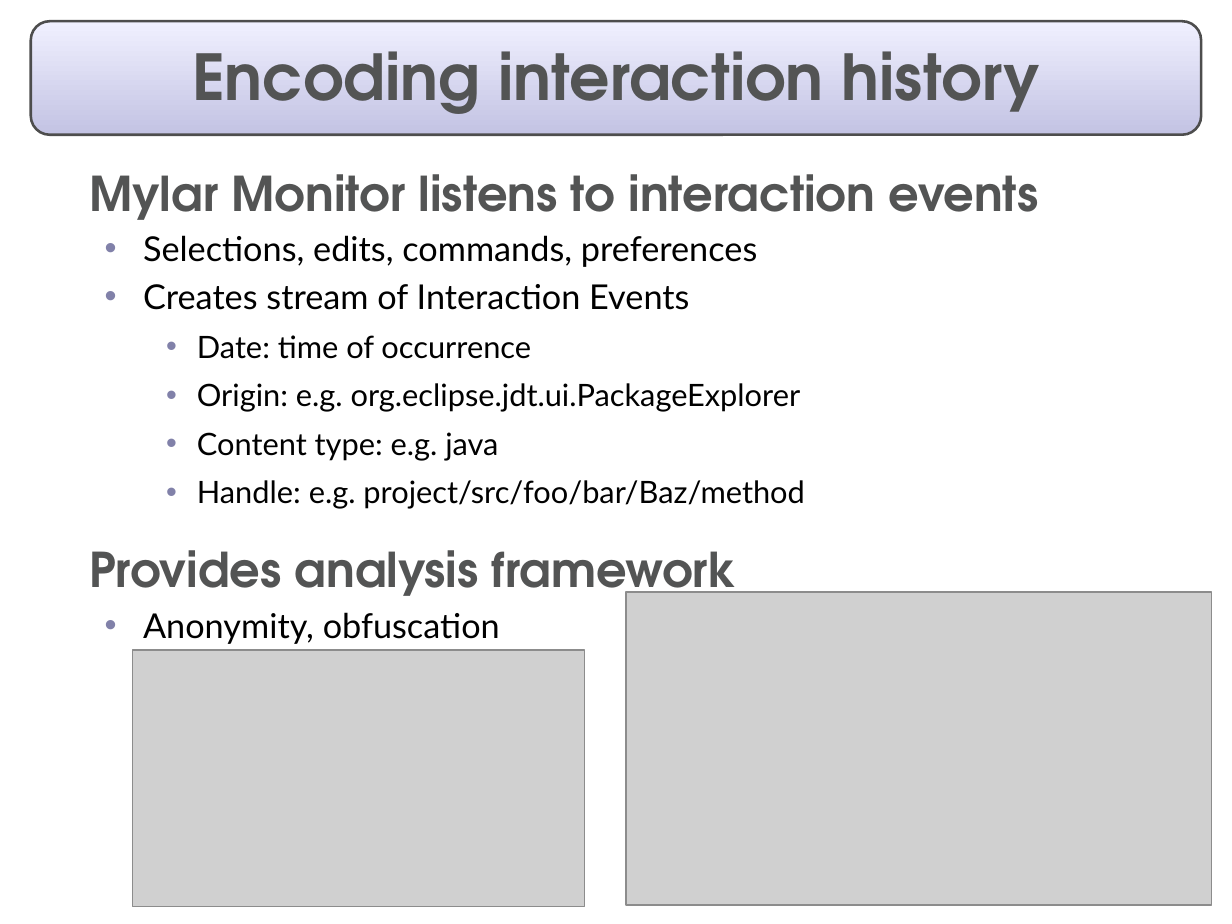
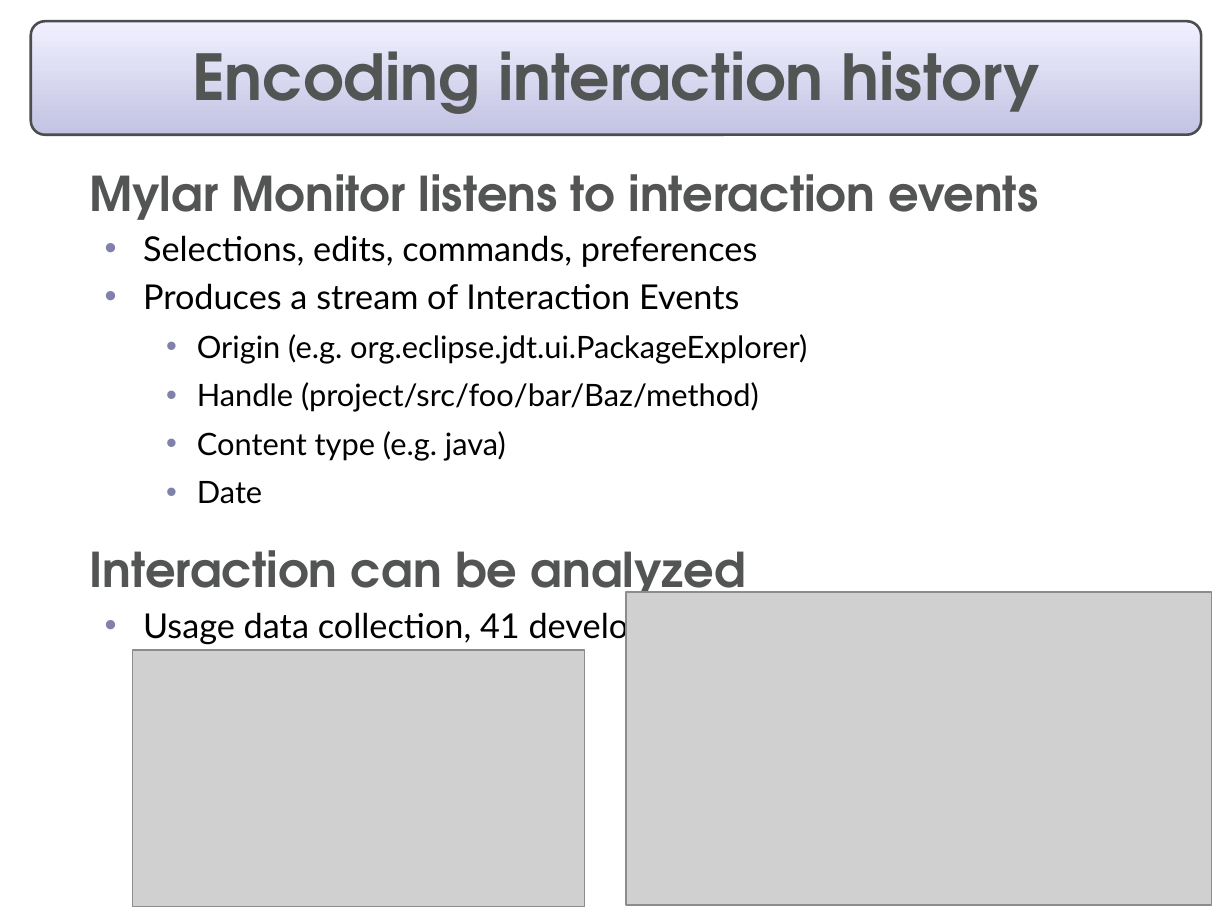
Before and after one commit to eclipse-mylyn/mylyn-website, a slide deck: slide 12 of publications/2006-03-mylar-eclipsecon.ppt. Drawn at 1232x924 pixels with LibreOffice and Linux fonts; fonts in the diff are those of the drawing; grey boxes stand for pictures. Boxes give left, top, right and bottom in pixels: in the first picture for what was removed or moved away, otherwise in the second. Text is boxed around its words. In the diff, an @@ line names an element or a change of style, - is before the commit and + after.

Commit message:
Progress on: prepare eclipsecon talk and slides

```diff
--- a/publications/2006-03-mylar-eclipsecon.ppt
+++ b/publications/2006-03-mylar-eclipsecon.ppt
@@ rounded rectangle at bbox=[31, 21, 1201, 134]: proportions changed @@
@@ text at bbox=[89, 283, 807, 644]: text changed @@
-  • Creates stream of Interaction Events
-    • Date: time of occurrence
-    • Origin: e.g. org.eclipse.jdt.ui.PackageExplorer
-    • Content type: e.g. java
-    • Handle: e.g. project/src/foo/bar/Baz/method
-  Provides analysis framework
-  • Anonymity, obfuscation
+  • Produces a stream of Interaction Events
+    • Origin (e.g. org.eclipse.jdt.ui.PackageExplorer)
+    • Handle (project/src/foo/bar/Baz/method)
+    • Content type (e.g. java)
+    • Date
+  Interaction can be analyzed
+  • Usage data collection, 41 developers
```
Also in this commit, not shown: 17 other slides changed, 2 slides added, 2 slides removed.
